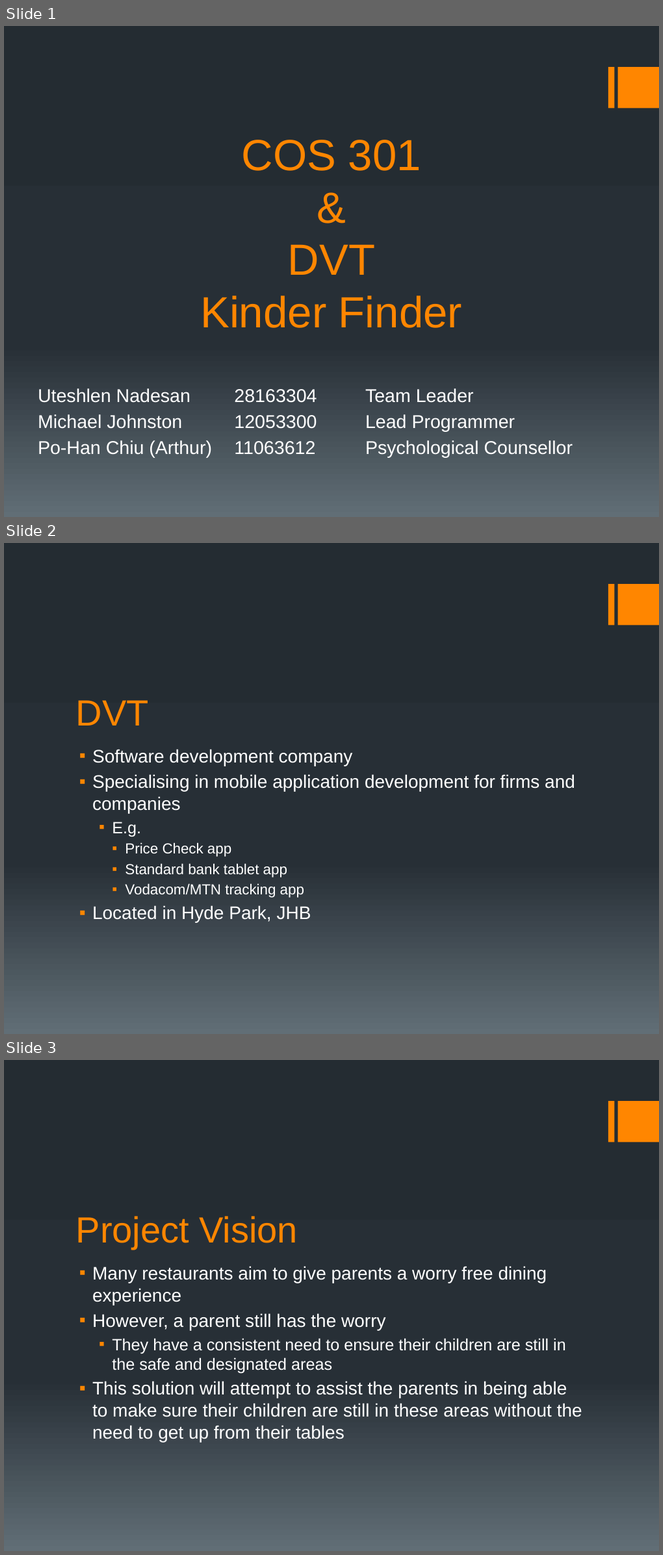
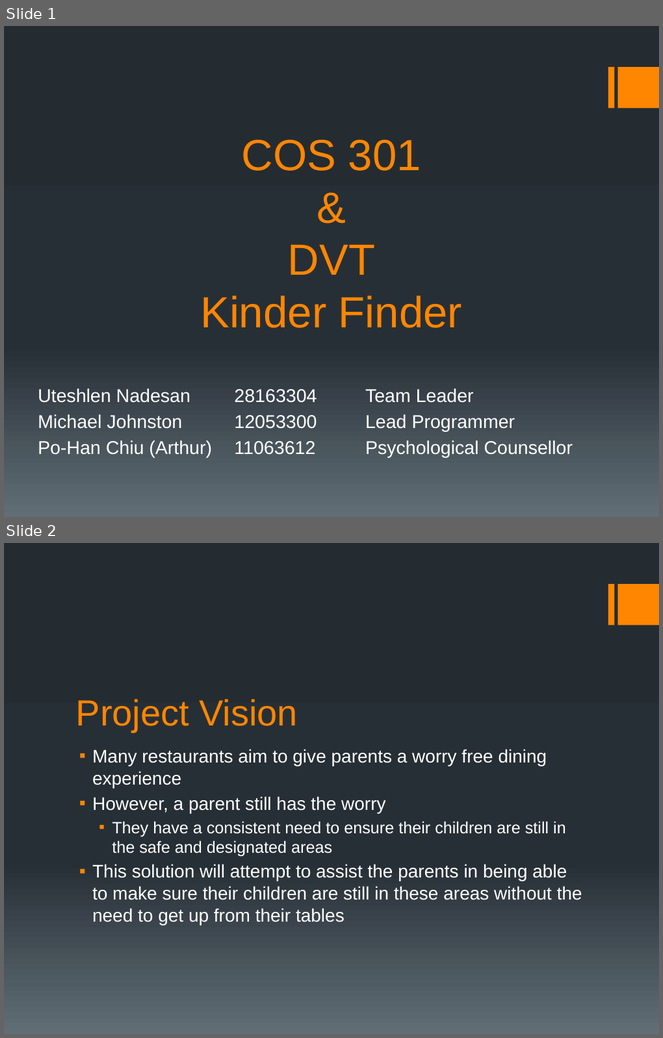
Before and after one commit to MrBean355/KinderFinder, a slide deck: Documentation/Presentations/MAU Tech - Demo 3.pptx. Shown one above the other, each under a label of ours: slides 1, 2 and 3 before the commit, slides 1 and 2 after it. The pictures are 663x1555 and 663x1038 pixels, drawn with LibreOffice and Linux fonts; fonts in the diff are those of the drawing. Boxes give left, top, right and bottom in pixels: in the first picture for what was removed or moved away, otherwise in the second. Text is boxed around its words. In the diff, an @@ line names an element or a change of style, - is before the commit and + after.

```diff
--- a/Documentation/Presentations/MAU Tech - Demo 3.pptx
+++ b/Documentation/Presentations/MAU Tech - Demo 3.pptx
@@ slide 2 removed at (4, 543, 659, 1034), background gradient #242C33 to #273037 to #636D76; not listed: 2 template elements that a slide beside it also shows @@
@@ title removed at (76, 700, 149, 726) @@
-DVT
@@ text removed at (92, 749, 575, 923) @@
-▪ Software development company
-▪ Specialising in mobile application development for firms and companies
-  ▪ E.g.
-    ▪ Price Check app
-    ▪ Standard bank tablet app
-    ▪ Vodacom/MTN tracking app
-▪ Located in Hyde Park, JHB
@@ what was slide 3 is now slide 2 @@
```
Also in this commit, not shown: 1 slide changed, 2 slides added, 20 other files.
